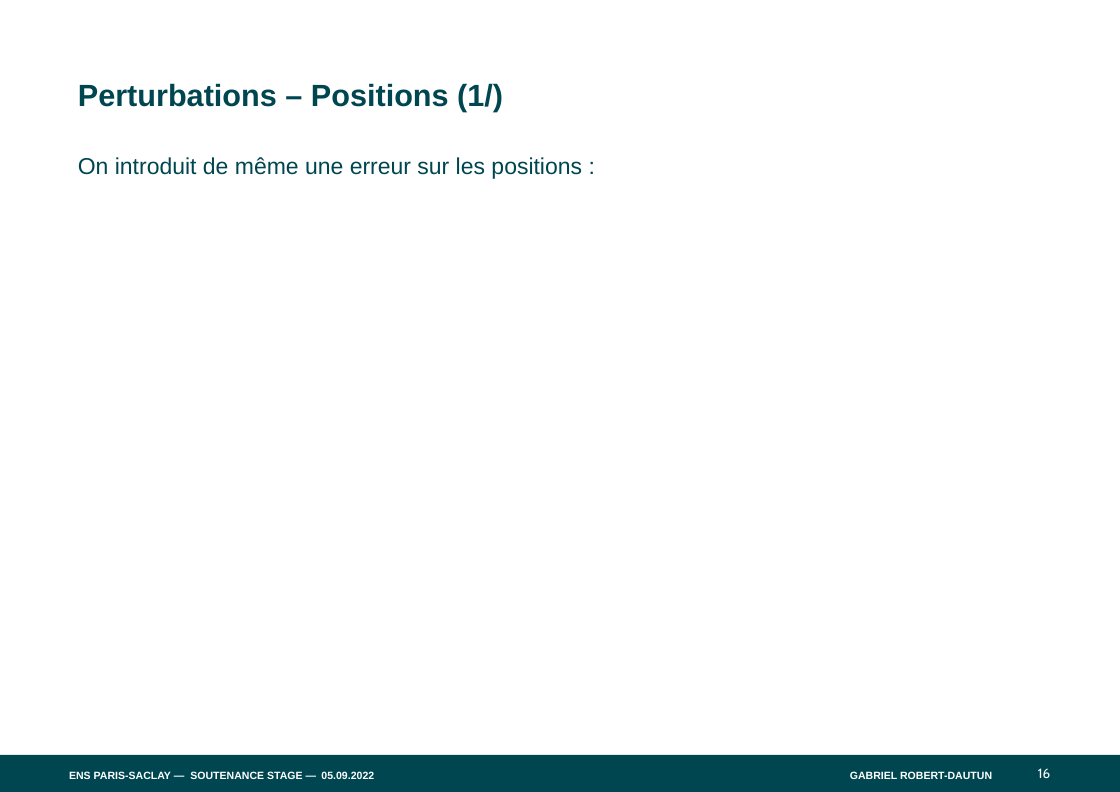
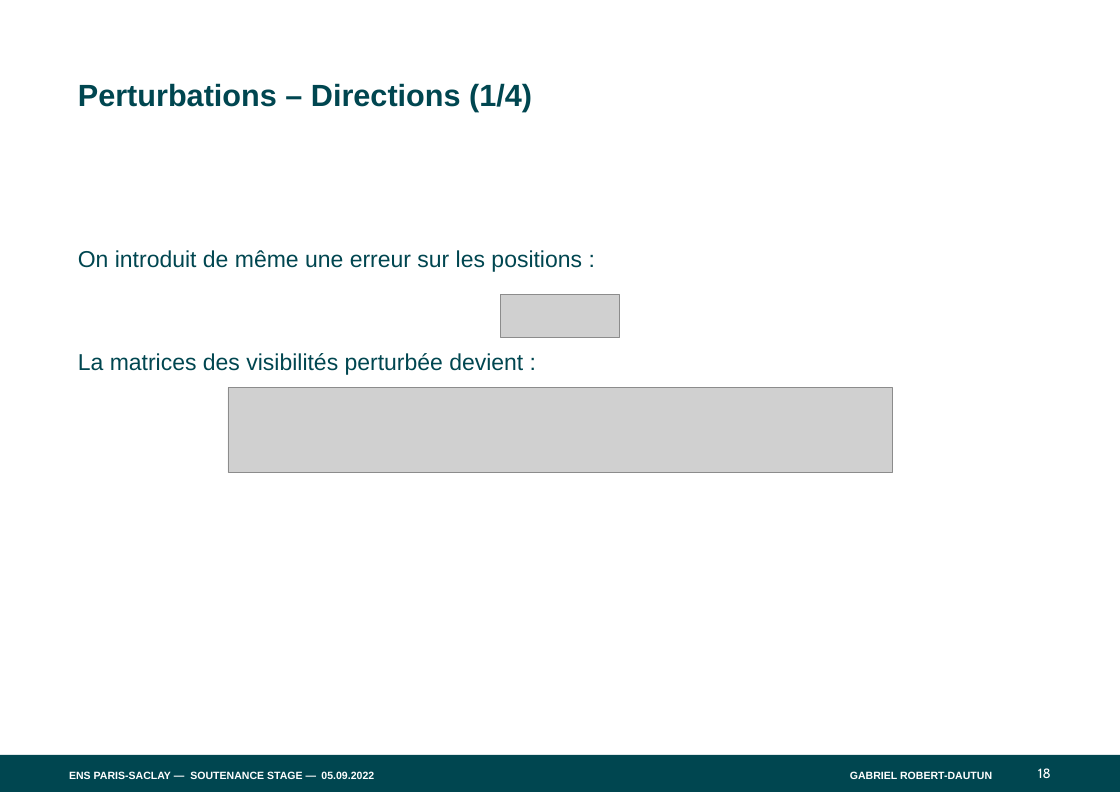
Before and after one commit to RUValaS/RDR, a slide deck: slide 18 of rendu/diapo/ENS-PARIS-SACLAY_GABARIT-PPT_V5.pptx (slide 16 before the commit). Drawn at 1120x792 pixels with LibreOffice and Linux fonts; fonts in the diff are those of the drawing; grey boxes stand for pictures. Boxes give left, top, right and bottom in pixels: in the first picture for what was removed or moved away, otherwise in the second. Text is boxed around its words. In the diff, an @@ line names an element or a change of style, - is before the commit and + after.

```diff
--- a/rendu/diapo/ENS-PARIS-SACLAY_GABARIT-PPT_V5.pptx
+++ b/rendu/diapo/ENS-PARIS-SACLAY_GABARIT-PPT_V5.pptx
@@ text at bbox=[78, 83, 532, 112]: text changed @@
-Perturbations – Positions (1/)
+Perturbations – Directions (1/4)
@@ text "On introduit de même une ...": place and size @@
-text "On introduit de même une ..." at bbox=[78, 157, 582, 179]
+text "On introduit de même une ..." at bbox=[78, 250, 582, 375]
@@ picture added at bbox=[501, 294, 620, 338] @@
@@ text at bbox=[78, 353, 523, 375]: paragraph added @@
+La matrices des visibilités perturbée devient :
@@ picture added at bbox=[228, 387, 893, 472] @@
@@ page number at bbox=[1038, 768, 1051, 778]: text changed @@
-16
+18
```
Also in this commit, not shown: 4 other slides changed, 7 slides added, 1 slide removed.
